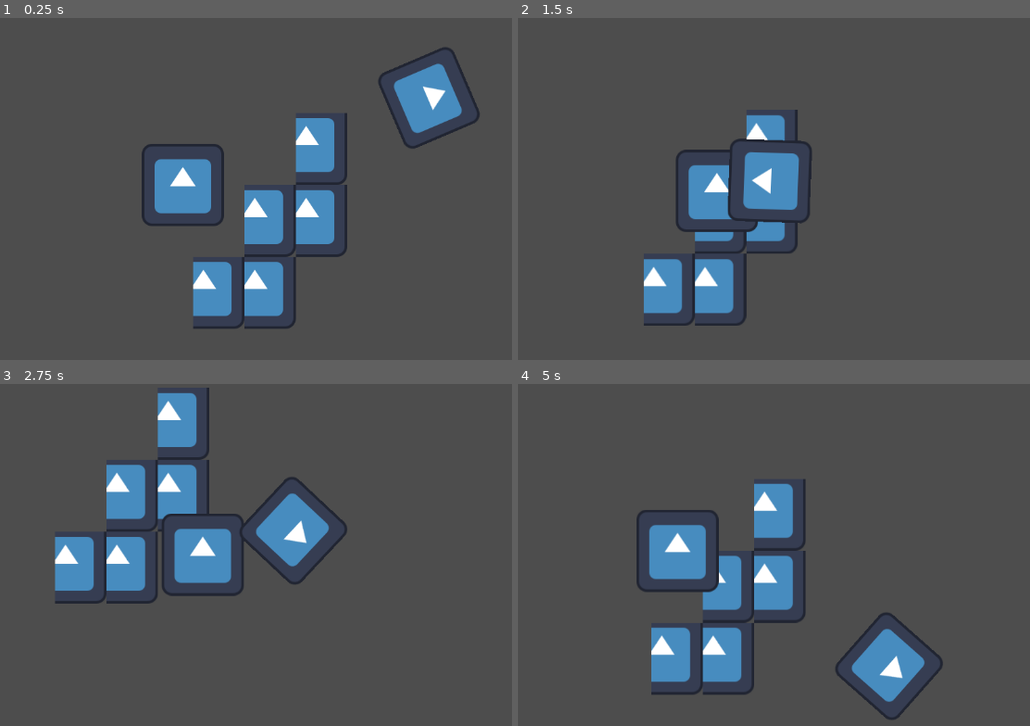
Above: before the commit, frames 1-4 (two rows, left to right).
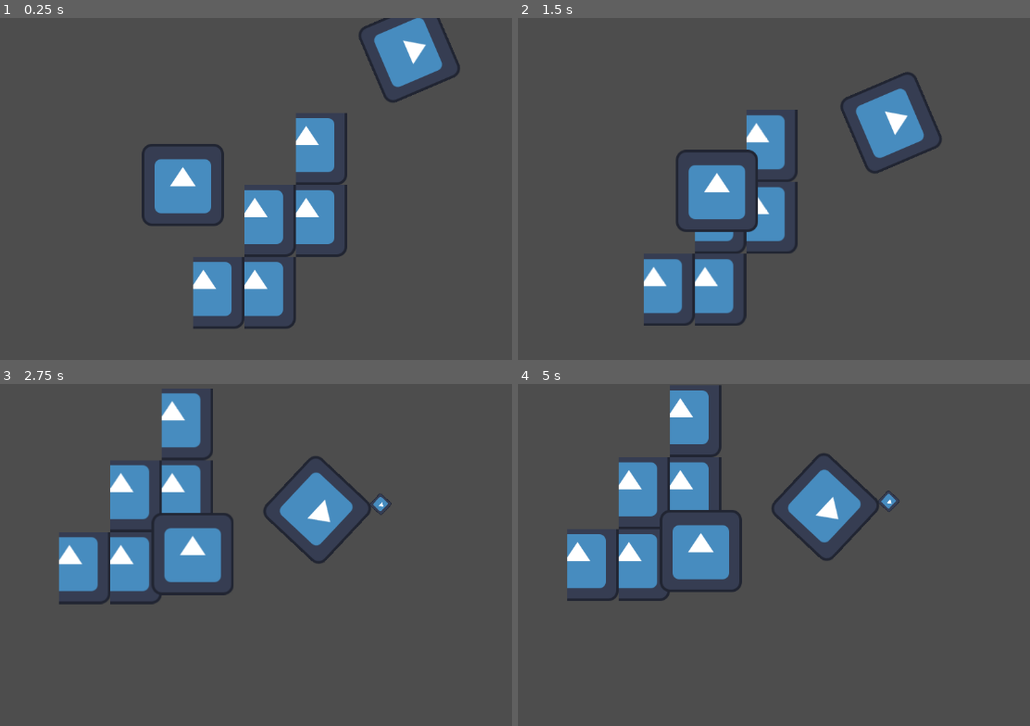
Above: after the commit, the same moments.

Repository: CoolerAtkam/CoolGame
Game: Godot game, scene res://scenes/screen.tscn
The game is run twice, just before and just after one commit, with the same random seed, the same clock (stepped at 60 frames per second) and the same inputs. The engine's default icon, where the game draws it, is replaced by a stand-in: a white triangle on a blue panel in a dark square.
Inputs:
- Up to frame 1 (0.25 s): no input
- Up to frame 2 (1.5 s): hold D (right) 0.53-1.28 s; hold Space (iteraction_enter, bound only after the commit) 0.53-1.28 s; hold S (down) from 1.28 s (still down); tap Space (iteraction_enter, bound only after the commit) at 1.35 s
- Up to frame 3 (2.75 s): release S (down) at 2.03 s; hold D (right) from 2.03 s (still down); hold Space (iteraction_enter, bound only after the commit) from 2.03 s (still down)
- Up to frame 4 (5 s): release D (right) at 2.78 s; release Space (iteraction_enter, bound only after the commit) at 2.78 s; hold W (up) 2.78-3.53 s; tap Space (iteraction_enter, bound only after the commit) at 2.85, 4.35 s; hold Space (iteraction_enter, bound only after the commit) 3.53-4.28 s; hold A (left) from 3.53 s (still down)

The runs differ from the first frame. In frame 1, 3.7% of the frame differs, in the area x 69-94%, y 0-39%; in frame 2, 4.8%; in frame 3, 7.1%; in frame 4, 19%, in the area x 9-84%, y 0-99%.

Commit message:
did things

Diff:
--- /dev/null
+++ b/globals/events.gd
@@ -0,0 +1,6 @@
+extends Node
+
+signal player_started_interacting
+signal player_stopped_interacting
+signal interaction_started
+signal interaction_stopped
--- a/project.godot
+++ b/project.godot
@@ -15,8 +15,13 @@
 config/features=PackedStringArray("4.4", "Forward Plus")
 config/icon="res://icon.svg"
 
+[autoload]
+
+Events="*res://globals/events.gd"
+
 [debug]
 
+gdscript/warnings/unused_signal=0
 gdscript/warnings/untyped_declaration=1
 gdscript/warnings/inferred_declaration=1
 gdscript/warnings/unsafe_property_access=1
@@ -46,6 +51,21 @@
 "events": [Object(InputEventKey,"resource_local_to_scene":false,"resource_name":"","device":-1,"window_id":0,"alt_press …(192 unchanged characters)…
 ]
 }
+iteraction_enter={
+"deadzone": 0.2,
+"events": [Object(InputEventKey,"resource_local_to_scene":false,"resource_name":"","device":-1,"window_id":0,"alt_pressed":false,"shift_pressed":false,"ctrl_pressed":false,"meta_pressed":false,"pressed":false,"keycode":0,"physical_keycode":32,"key_label":0,"unicode":32,"location":0,"echo":false,"script":null)
+]
+}
+interaction_exit={
+"deadzone": 0.2,
+"events": [Object(InputEventKey,"resource_local_to_scene":false,"resource_name":"","device":-1,"window_id":0,"alt_pressed":false,"shift_pressed":false,"ctrl_pressed":false,"meta_pressed":false,"pressed":false,"keycode":0,"physical_keycode":4194305,"key_label":0,"unicode":0,"location":0,"echo":false,"script":null)
+]
+}
+interaction_skip={
+"deadzone": 0.2,
+"events": [Object(InputEventKey,"resource_local_to_scene":false,"resource_name":"","device":-1,"window_id":0,"alt_pressed":false,"shift_pressed":false,"ctrl_pressed":false,"meta_pressed":false,"pressed":false,"keycode":0,"physical_keycode":4194309,"key_label":0,"unicode":0,"location":0,"echo":false,"script":null)
+]
+}
 
 [layer_names]
 
--- /dev/null
+++ b/resources/npc_dialog.gd
@@ -0,0 +1,4 @@
+class_name NpcDialog
+extends Resource
+
+@export var dialog: Dictionary[int, Array]
--- a/scenes/npc.tscn
+++ b/scenes/npc.tscn
@@ -1,7 +1,8 @@
-[gd_scene load_steps=4 format=3 uid="uid://baex1rii77ttc"]
+[gd_scene load_steps=5 format=3 uid="uid://baex1rii77ttc"]
 
 [ext_resource type="Script" uid="uid://dyj763sa0xik6" path="res://scripts/npc.gd" id="1_abqhh"]
 [ext_resource type="Texture2D" uid="uid://teb68uuw1bnt" path="res://icon.svg" id="1_nh2m4"]
+[ext_resource type="Script" uid="uid://yb16ie3rfpj1" path="res://scripts/helpers/visiblity_changer.gd" id="3_rv78h"]
 
 [sub_resource type="RectangleShape2D" id="RectangleShape2D_abqhh"]
 size = Vector2(202, 192)
@@ -16,3 +17,12 @@
 [node name="CollisionShape2D" type="CollisionShape2D" parent="."]
 position = Vector2(0, -64)
 shape = SubResource("RectangleShape2D_abqhh")
+
+[node name="Interactable" type="Sprite2D" parent="."]
+position = Vector2(-74, -130.25)
+scale = Vector2(0.2, 0.2)
+texture = ExtResource("1_nh2m4")
+
+[node name="VisibltyChanger" type="Node" parent="Interactable"]
+script = ExtResource("3_rv78h")
+metadata/_custom_type_script = "uid://yb16ie3rfpj1"
--- a/scenes/npc_path.tscn
+++ b/scenes/npc_path.tscn
@@ -11,3 +11,6 @@
 rotation = 1.16678
 
 [node name="NPC" parent="PathFollow2D" instance=ExtResource("2_ssrfn")]
+
+[connection signal="interaction_started" from="PathFollow2D/NPC" to="." method="_on_interaction_started"]
+[connection signal="interaction_stopped" from="PathFollow2D/NPC" to="." method="_on_interaction_stopped"]
--- a/scenes/player.tscn
+++ b/scenes/player.tscn
@@ -18,3 +18,7 @@
 [node name="CollisionShape2D" type="CollisionShape2D" parent="."]
 position = Vector2(0, -64)
 shape = SubResource("RectangleShape2D_g2els")
+
+[node name="InteractionTimer" type="Timer" parent="."]
+
+[connection signal="timeout" from="InteractionTimer" to="." method="_on_interaction_timeout"]
--- a/scenes/screen.tscn
+++ b/scenes/screen.tscn
@@ -1,8 +1,9 @@
-[gd_scene load_steps=7 format=4 uid="uid://bccon6u7ngrhw"]
+[gd_scene load_steps=9 format=4 uid="uid://bccon6u7ngrhw"]
 
 [ext_resource type="Texture2D" uid="uid://teb68uuw1bnt" path="res://icon.svg" id="1_gakxr"]
 [ext_resource type="PackedScene" uid="uid://tkuga7p37vnk" path="res://scenes/player.tscn" id="2_qc0hx"]
 [ext_resource type="PackedScene" uid="uid://jp304puhdpc3" path="res://scenes/npc_path.tscn" id="3_qc0hx"]
+[ext_resource type="Script" uid="uid://kx272j1wk4ri" path="res://resources/npc_dialog.gd" id="4_nexl8"]
 
 [sub_resource type="TileSetAtlasSource" id="TileSetAtlasSource_nexl8"]
 texture = ExtResource("1_gakxr")
@@ -80,6 +81,13 @@
 }
 point_count = 8
 
+[sub_resource type="Resource" id="Resource_nexl8"]
+script = ExtResource("4_nexl8")
+dialog = Dictionary[int, Array]({
+0: ["Hello", "Still Here?"]
+})
+metadata/_custom_type_script = "uid://kx272j1wk4ri"
+
 [node name="Screen" type="Node2D"]
 
 [node name="TileMapLayer" type="TileMapLayer" parent="."]
@@ -93,4 +101,5 @@
 
 [node name="NpcPath" parent="." instance=ExtResource("3_qc0hx")]
 curve = SubResource("Curve2D_nexl8")
-speed = 0.5
+npc_dialog = SubResource("Resource_nexl8")
+speed = 100.0
--- a/scripts/follow_path.gd
+++ b/scripts/follow_path.gd
@@ -1,8 +1,30 @@
 class_name Follow
 extends Path2D
 
+@export_category("NPC")
+@export var npc_dialog: NpcDialog
+@export_category("Path")
 @export var speed: float
+
 @onready var path_follow: PathFollow2D = $PathFollow2D
+@onready var npc: NPC = $PathFollow2D/NPC
+
+
+var walking: bool = true
+
+func _ready() -> void:
+	npc.npc_dialog = npc_dialog
 
 func _physics_process(delta: float) -> void:
-	path_follow.progress_ratio += speed * delta
+	if walking:
+		path_follow.progress += speed * delta
+
+
+func _on_interaction_started() -> void:
+	Events.interaction_started.emit()
+	walking = false
+
+
+func _on_interaction_stopped() -> void:
+	Events.interaction_started.emit()
+	walking = true
--- /dev/null
+++ b/scripts/helpers/visiblity_changer.gd
@@ -0,0 +1,11 @@
+class_name VisibltyChanger
+extends Node
+
+@export var visiblity: bool = false
+
+@onready var parent: CanvasItem = $".."
+
+
+func _ready() -> void:
+	if parent is CanvasItem:
+		parent.visible = visiblity
--- a/scripts/npc.gd
+++ b/scripts/npc.gd
@@ -1,8 +1,42 @@
 class_name NPC
 extends Area2D
 
+signal interaction_started
+signal interaction_stopped
+
+@onready var interactable: Sprite2D = $Interactable
+
+var player_interacting: bool = false
+var player_in_area: bool = false
+
+var npc_dialog: NpcDialog
+
 func _ready() -> void:
 	body_entered.connect(_on_body_entered)
+	body_exited.connect(_on_body_exited)
+	Events.player_started_interacting.connect(_on_player_starts_interaction)
+	Events.player_stopped_interacting.connect(_on_player_stopped_interaction)
 
-func _on_body_entered(_body: Node2D) -> void:
-	print("bonjour")
+
+func _physics_process(_delta: float) -> void:
+	if player_interacting and player_in_area:
+		interaction_started.emit()
+
+
+func _on_body_entered(body: Node2D) -> void:
+	if body is Player:
+		interactable.visible = true
+		player_in_area = true
+
+func _on_body_exited(body: Node2D) -> void:
+	if body is Player:
+		interactable.visible = false
+		player_in_area = false
+
+
+func _on_player_starts_interaction() -> void:
+	player_interacting = true
+
+
+func _on_player_stopped_interaction() -> void:
+	player_interacting = false
--- a/scripts/player.gd
+++ b/scripts/player.gd
@@ -4,9 +4,39 @@
 @export var speed: float
 @export var lerp_streangth: float
 
+@onready var interaction_timer: Timer = $InteractionTimer
+
+
+var interacting: bool = false
+
+func _ready() -> void:
+	Events.interaction_started.connect(_on_interaction_started)
+	Events.interaction_stopped.connect(_on_interaction_stopped)
+
+
 func _physics_process(delta: float) -> void:
+	if interacting:
+		return
+
 	var direction: Vector2 = Input.get_vector("left", "right", "up", "down")
 
 	velocity = velocity.lerp(direction * speed, delta * lerp_streangth)
 
 	move_and_slide()
+
+func _input(event: InputEvent) -> void:
+	if event.is_action_pressed("iteraction_enter"):
+		interaction_timer.start()
+		Events.player_started_interacting.emit()
+
+
+func _on_interaction_started() -> void:
+	interacting = true
+
+
+func _on_interaction_stopped() -> void:
+	interacting = false
+
+
+func _on_interaction_timeout() -> void:
+	Events.player_stopped_interacting.emit()
Not shown, added: globals/events.gd.uid
Not shown, added: resources/npc_dialog.gd.uid
Not shown, added: scripts/helpers/visiblity_changer.gd.uid
